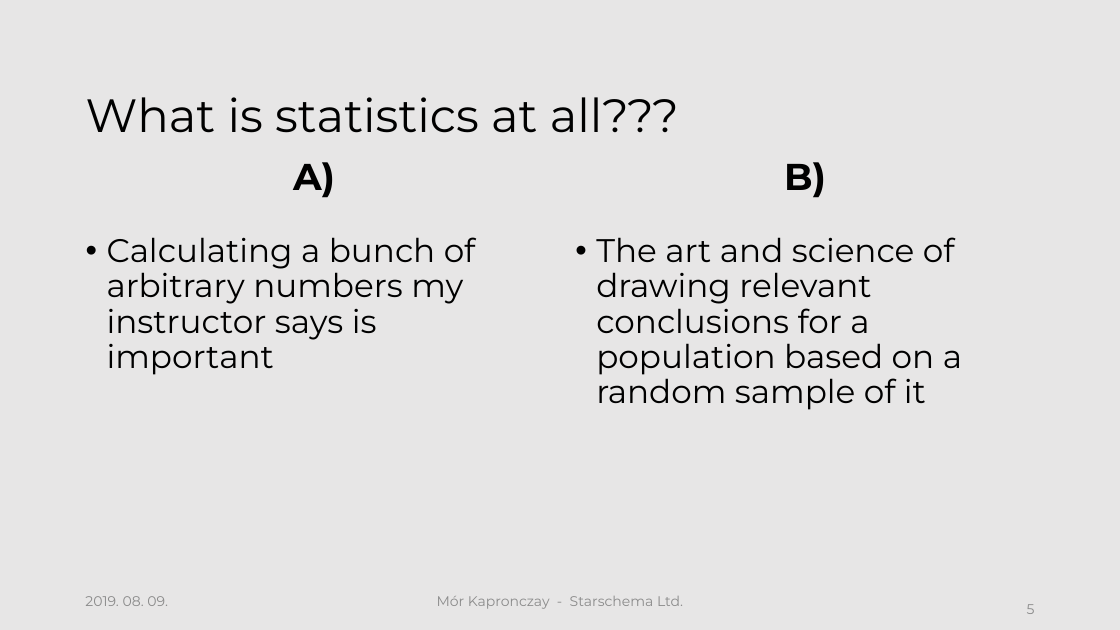
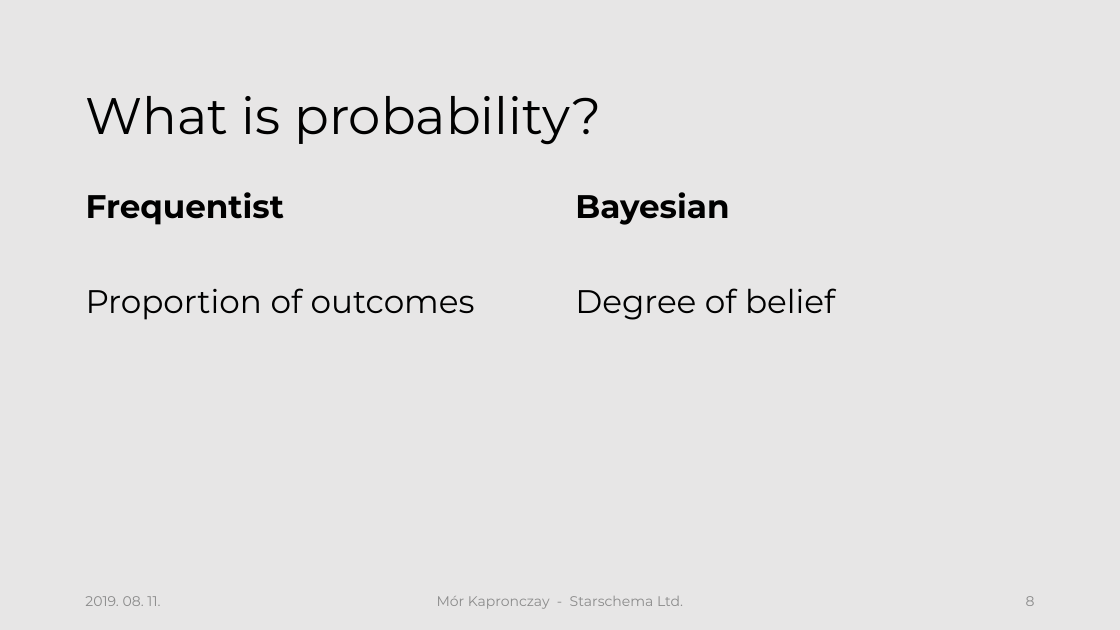
Before and after one commit to morkapronczay/cec2019, a slide deck: slide 8 of presentations/CEC2019-KM-Sess1.pptx (slide 5 before the commit). Drawn at 1120x630 pixels with LibreOffice and Linux fonts; fonts in the diff are those of the drawing; background and template pictures are left out. Boxes give left, top, right and bottom in pixels: in the first picture for what was removed or moved away, otherwise in the second. Text is boxed around its words. In the diff, an @@ line names an element or a change of style, - is before the commit and + after.

```diff
--- a/presentations/CEC2019-KM-Sess1.pptx
+++ b/presentations/CEC2019-KM-Sess1.pptx
@@ title at (86, 96, 601, 145): text changed; size 40 to 44 pt @@
-What is statistics at all???
+What is probability?
@@ text "Frequentist" at (86, 192, 284, 225): vertical alignment top to bottom @@
@@ text "Bayesian" at (575, 192, 729, 225): vertical alignment top to bottom @@
@@ text at (86, 192, 284, 225): text changed; size 32 to 28 pt @@
-A)
+Frequentist
@@ text at (575, 192, 729, 225): text changed; size 32 to 28 pt @@
-B)
+Bayesian
@@ text at (86, 288, 475, 320): text changed @@
-• Calculating a bunch of arbitrary numbers my instructor says is important
+Proportion of outcomes
@@ text at (575, 288, 835, 320): text changed @@
-• The art and science of drawing relevant conclusions for a population based on a random sample of it
+Degree of belief
@@ text at (85, 596, 160, 606): text changed @@
-2019. 08. 09.
+2019. 08. 11.
@@ page number at (1026, 596, 1035, 606): text changed @@
-5
+1. 8
```
Also in this commit, not shown: 6 other slides changed, 10 slides added, 6 other files.
